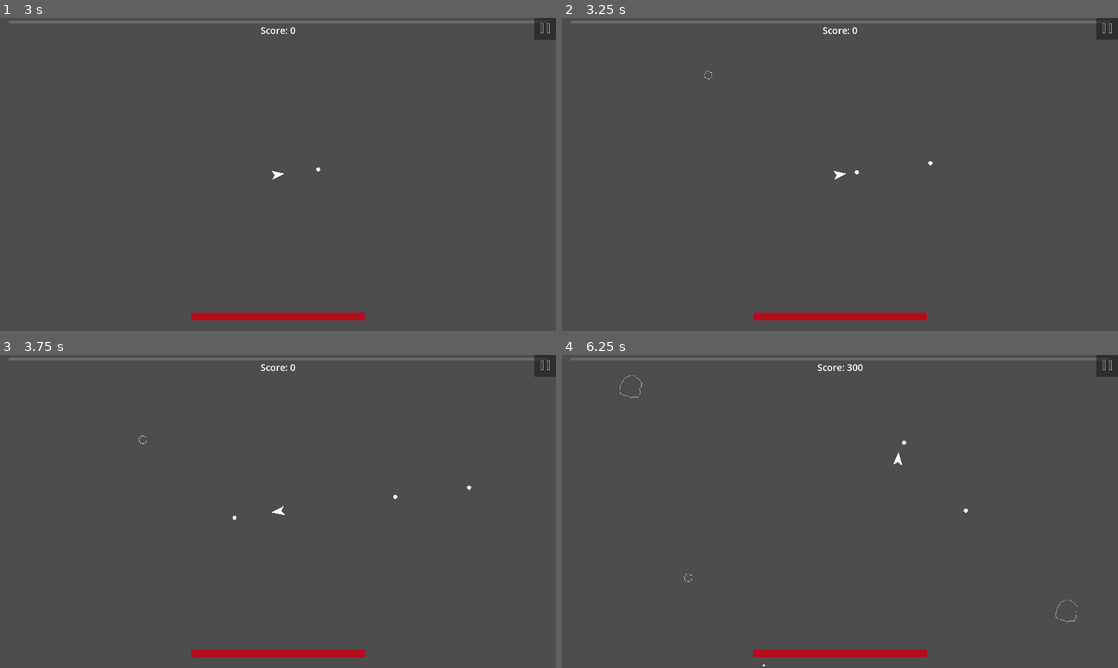
Above: before the commit, frames 1-4 (two rows, left to right).
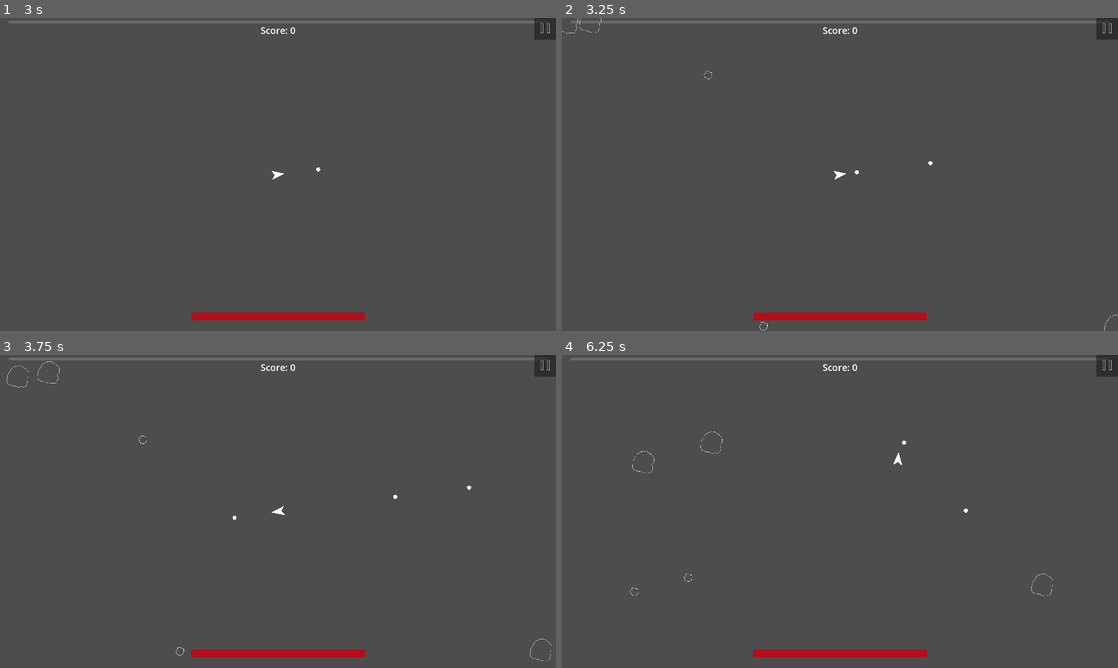
Above: after the commit, the same moments.

Repository: CoilSeb/AsteroidsPersonal
Game: Godot game, scene res://Scenes/Screens/Start Screen/StartScreen.tscn
Same seed, same stepped clock (60 frames per second), same inputs: the game is played once before the commit and once after it.
Inputs (mouse positions are in pixels of both pictures, inside the frame that each line leads up to):
- Up to frame 1 (3 s): click "Start Game" at 0.5 s; click (544, 27) at 1.25 s; click "Restart Game" at 2 s; tap Enter at 2.75 s; move the mouse to (400, 158) at 2.77 s; hold D (rotate_right) from 2.78 s (still down); hold Right mouse button (M2) from 2.78 s (still down)
- Up to frame 2 (3.25 s): keep holding D (rotate_right); keep holding Right mouse button (M2); tap Space (shoot) at 3.05 s
- Up to frame 3 (3.75 s): move the mouse to (166, 527) at 3.52 s; release D (rotate_right) at 3.53 s; release Right mouse button (M2) at 3.53 s; hold S (move_backward, bound only after the commit) from 3.53 s (still down); tap Space (shoot) at 3.6 s
- Up to frame 4 (6.25 s): right-click (728, 527) at 3.8 s; move the mouse to (895, 442) at 4.27 s; release S (move_backward, bound only after the commit) at 4.28 s; press the mouse at (895, 442) at 4.28 s; hold D (rotate_right) 4.28-5.03 s; tap Space (shoot) at 4.55 s; move the mouse to (812, 574) at 5.02 s; release the mouse at (812, 574) at 5.03 s; hold W (move_forward) 5.03-5.78 s; right-click (812, 574) at 5.1 s; move the mouse to (1006, 558) at 5.77 s; hold A (rotate_left) from 5.78 s (still down); hold Space (shoot) from 5.78 s (still down)

Frame 1 is identical in both runs. In frame 2, less than 0.1% of the frame differs, in the area x 0-100%, y 0-100%; in frame 3, less than 0.1%; in frame 4, 0.2%, in the area x 10-93%, y 2-100%.

Commit message:
Add new variables and functions for wave spawning

Diff:
--- a/Global Scripts/Global.gd
+++ b/Global Scripts/Global.gd
@@ -5,7 +5,9 @@
 var high_score
 var health
 var max_health
+var health_regen
 var move_speed
+var counter_thrust
 var damage
 var attack_speed
 var bullet_speed
@@ -20,10 +22,34 @@
 	"damage_up3": false,
 }
 
+var attack_speed_up = {
+	"attack_speed_up1": false,
+	"attack_speed_up2": false,
+	"attack_speed_up3": false,
+}
+
 var health_up = {
 	"health_up1": false,
 	"health_up2": false,
 	"health_up3": false,
+}
+
+var health_regen_up = {
+	"health_regen_up1": false,
+	"health_regen_up2": false,
+	"health_regen_up3": false,
+}
+
+var move_speed_up = {
+	"move_speed_up1": false,
+	"move_speed_up2": false,
+	"move_speed_up3": false,
+}
+
+var counter_thrust_up = {
+	"counter_thrust_up1": false,
+	"counter_thrust_up2": false,
+	"counter_thrust_up3": false,
 }
 
 
@@ -34,9 +60,11 @@
 func refresh():
 	health = 300
 	max_health = 300
+	health_regen = 0
 	move_speed = 0
+	counter_thrust = 0
 	damage = 0
-	attack_speed = 1
+	attack_speed = 0.35
 	bullet_speed = 0
 	collision_damage = 10
 	exp = 0
--- a/Scenes/Player/Player.gd
+++ b/Scenes/Player/Player.gd
@@ -6,6 +6,8 @@
 var bulletScene = preload("res://Scenes/Bullets/Bullet.tscn")
 var screen_size
 var rotateSpeed = 5
+var thrust
+var counter_thrust
 var slowDown = 0.5
 var shootTimer = null
 var immunity_timer = null
@@ -29,7 +31,8 @@
 
 # Called every frame. 'delta' is the elapsed time since the previous frame.
 func _physics_process(delta):
-	var thrust = 50 + Global.move_speed
+	thrust = 50 + Global.move_speed
+	counter_thrust = Global.counter_thrust
 	# Screen Wrap
 	if position.x < 0:
 		position.x = screen_size.x
@@ -60,6 +63,9 @@
 		if velocity.y >= -0.5 && velocity.y <= 0.5:
 			velocity.y = 0
 
+	if Input.is_action_pressed("move_backward"):
+		velocity += ((Vector2(0, 10) * counter_thrust * delta).rotated(rotation))
+
 	move_and_collide(velocity * delta)
 
 
@@ -69,7 +75,7 @@
 		get_parent().add_child(bulletInstance)  # Add it to the player node or a designated parent node for bullets
 		bulletInstance.global_position = global_position  # Set the bullet's position
 		bulletInstance.direction = Vector2.UP.rotated(rotation)  # Set the bullet's direction
-		shootTimer.start(1 - (0.65 * Global.attack_speed))
+		shootTimer.start(Global.attack_speed)
 
 	if Global.health <= 0:
 		destroy()
@@ -83,6 +89,8 @@
 	if area.is_in_group("Big_Asteroid"): #&& immunity_timer.get_time_left() == 0:
 		Ui.update_health(-50)
 		area.damage_asteroid(Global.collision_damage)
+		if area.health > 0:
+			velocity -= ((Vector2(0, 10) * velocity).rotated(rotation))
 		#call_deferred("destroy")
 		#immunity_timer.start(1)
 	if area.is_in_group("Medium_Asteroid"): #&& immunity_timer.get_time_left() == 0:
--- a/Scenes/Screens/Game Scene/GameScene.gd
+++ b/Scenes/Screens/Game Scene/GameScene.gd
@@ -5,22 +5,19 @@
 @onready var spawnTimer = $SpawnTimer
 @onready var wave_timer = $WaveTimer
 @onready var timer_wave = $Timer_Wave
-@onready var timer_wave_2 = $Timer_Wave2
-@onready var timer_wave_3 = $Timer_Wave3
-@onready var timer_wave_4 = $Timer_Wave4
-@onready var timer_wave_5 = $Timer_Wave5
-@onready var timer_wave_6 = $Timer_Wave6
-@onready var timer_wave_7 = $Timer_Wave7
-@onready var timer_wave_8 = $Timer_Wave8
-@onready var timer_wave_9 = $Timer_Wave9
-@onready var timer_wave_10 = $Timer_Wave10
+@onready var timer_wave2 = $Timer_Wave2
+@onready var timer_wave3 = $Timer_Wave3
+@onready var timer_wave4 = $Timer_Wave4
+@onready var timer_wave5 = $Timer_Wave5
+@onready var timer_wave6 = $Timer_Wave6
+@onready var timer_wave7 = $Timer_Wave7
+@onready var timer_wave8 = $Timer_Wave8
+@onready var timer_wave9 = $Timer_Wave9
+@onready var timer_wave10 = $Timer_Wave10
 
 var playerScene = preload("res://Scenes/Player/Player.tscn")
 var player = true
 var screen_size
-var asteroids_to_spawn = 5
-var asteroids_spawned = 0
-var wave_spawned = false
 var wave_timer_time = 10
 
 var asteroid_scenes = {
@@ -45,10 +42,9 @@
 		playerInstance.position = Vector2(screen_size.x/2, screen_size.y/2)
 		#print(playerInstance.position)
 		player = true
-	if wave_timer.time_left == 0:
-		spawn_wave()
-	if wave_spawned == true:
-		asteroids_to_spawn += 1
+	#if wave_timer.time_left == 0:
+		#spawn_wave()
+
 
 
 func game_over():
@@ -64,9 +60,10 @@
 
 
 func spawn_wave():
-	wave_timer.start(wave_timer_time)
-	spawnTimer.start(1)
-	wave_timer_time *= 1.5
+	for i in range(5):
+		#print("asteroid spawned")
+		spawn_Asteroid()
+	timer_wave.start(30)
 
 
 func spawn_Asteroid():
@@ -86,10 +83,79 @@
 
 
 func _on_spawn_timer_timeout():
-	if asteroids_spawned <= asteroids_to_spawn:
+	pass
+
+
+func _on_timer_wave_timeout():
+	print("wave 1")
+	for i in range(5):
 		spawn_Asteroid()
-		asteroids_spawned += 1
-	if asteroids_spawned == asteroids_to_spawn:
-		spawnTimer.stop()
-		asteroids_spawned = 0
-		wave_spawned = true
+	timer_wave2.start(30)
+
+
+func _on_timer_wave_2_timeout():
+	print("wave 2")
+	for i in range(7):
+		spawn_Asteroid()
+	timer_wave3.start(30)
+
+
+func _on_timer_wave_3_timeout():
+	print("wave 3")
+	for i in range(7):
+		spawn_Asteroid()
+	timer_wave4.start(30)
+
+
+func _on_timer_wave_4_timeout():
+	print("wave 4")
+	for i in range(7):
+		spawn_Asteroid()
+	timer_wave5.start(30)
+
+
+func _on_timer_wave_5_timeout():
+	print("wave 5")
+	for i in range(10):
+		spawn_Asteroid()
+	timer_wave6.start(30)
+
+
+func _on_timer_wave_6_timeout():
+	print("wave 6")
+	for i in range(10):
+		spawn_Asteroid()
+	timer_wave7.start(30)
+
+
+func _on_timer_wave_7_timeout():
+	print("wave 7")
+	for i in range(10):
+		spawn_Asteroid()
+	timer_wave8.start(30)
+
+
+func _on_timer_wave_8_timeout():
+	print("wave 8")
+	for i in range(12):
+		spawn_Asteroid()
+	timer_wave9.start(30)
+
+
+func _on_timer_wave_9_timeout():
+	print("wave 9")
+	for i in range(25):
+		spawn_Asteroid()
+	timer_wave10.start(30)
+
+
+func _on_timer_wave_10_timeout():
+	print("wave 10")
+	for i in range(10):
+		spawn_Asteroid()
+	timer_wave10.start(30)
+
+
+func _on_wave_timer_timeout():
+	print("wave 0")
+	spawn_wave()
--- a/Scenes/Screens/Game Scene/GameScene.tscn
+++ b/Scenes/Screens/Game Scene/GameScene.tscn
@@ -20,42 +20,43 @@
 
 [node name="Timer_Wave" type="Timer" parent="."]
 one_shot = true
-autostart = true
 
 [node name="Timer_Wave2" type="Timer" parent="."]
 one_shot = true
-autostart = true
 
 [node name="Timer_Wave3" type="Timer" parent="."]
 one_shot = true
-autostart = true
 
 [node name="Timer_Wave4" type="Timer" parent="."]
 one_shot = true
-autostart = true
 
 [node name="Timer_Wave5" type="Timer" parent="."]
 one_shot = true
-autostart = true
 
 [node name="Timer_Wave6" type="Timer" parent="."]
 one_shot = true
-autostart = true
 
 [node name="Timer_Wave7" type="Timer" parent="."]
 one_shot = true
-autostart = true
 
 [node name="Timer_Wave8" type="Timer" parent="."]
 one_shot = true
-autostart = true
 
 [node name="Timer_Wave9" type="Timer" parent="."]
 one_shot = true
-autostart = true
 
 [node name="Timer_Wave10" type="Timer" parent="."]
 one_shot = true
-autostart = true
 
 [connection signal="timeout" from="SpawnTimer" to="." method="_on_spawn_timer_timeout"]
+[connection signal="timeout" from="WaveTimer" to="." method="_on_wave_timer_timeout"]
+[connection signal="timeout" from="Timer_Wave" to="." method="_on_timer_wave_timeout"]
+[connection signal="timeout" from="Timer_Wave2" to="." method="_on_timer_wave_2_timeout"]
+[connection signal="timeout" from="Timer_Wave3" to="." method="_on_timer_wave_3_timeout"]
+[connection signal="timeout" from="Timer_Wave4" to="." method="_on_timer_wave_4_timeout"]
+[connection signal="timeout" from="Timer_Wave5" to="." method="_on_timer_wave_5_timeout"]
+[connection signal="timeout" from="Timer_Wave6" to="." method="_on_timer_wave_6_timeout"]
+[connection signal="timeout" from="Timer_Wave7" to="." method="_on_timer_wave_7_timeout"]
+[connection signal="timeout" from="Timer_Wave8" to="." method="_on_timer_wave_8_timeout"]
+[connection signal="timeout" from="Timer_Wave9" to="." method="_on_timer_wave_9_timeout"]
+[connection signal="timeout" from="Timer_Wave10" to="." method="_on_timer_wave_10_timeout"]
--- a/Scenes/UI/UI.gd
+++ b/Scenes/UI/UI.gd
@@ -21,7 +21,7 @@
 @onready var utility_upgrade_button = $Upgrade_Menu/Utility_Upgrade
 
 var score = 0
-var num_of_damage_upgrades = 0
+var num_of_damage_upgrades = 1
 var damage_upgrade = null
 var checked_damage = false
 var d
@@ -178,24 +178,31 @@
 	upgrade_menu.visible = true
 	get_damage_upgrade()
 	get_health_upgrade()
+	get_utility_upgrade()
 
 
 func get_damage_upgrade():
 	if d == 0:
 		if Global.damage_up["damage_up1"] == false:
 			damage_upgrade = "damage_up1"
-			damage_upgrade_button.text = "Damage Up \nIncrease damage by 1.5"
+			damage_upgrade_button.text = "Damage Up \n\n\nIncrease damage by 1.5"
 			return
 		if Global.damage_up["damage_up2"] == false:
 			damage_upgrade = "damage_up2"
-			damage_upgrade_button.text = "Damage Up \nIncrease damage by 2.25 \nDecrease attack speed by 10%"
+			damage_upgrade_button.text = "Damage Up + \n\n\nIncrease damage by 2.25 \nDecrease attack speed by 5%"
 			return
 		if Global.damage_up["damage_up3"] == false:
 			damage_upgrade = "damage_up3"
-			damage_upgrade_button.text = "Damage Up \nIncrease damage by 3 \nDecrease attack speed by 20%"
+			damage_upgrade_button.text = "Damage Up ++ \n\n\nIncrease damage by 3 \nDecrease attack speed by 10%"
 			return
 		d += 1
 		get_damage_upgrade()
+
+	if d == 1:
+		if Global.attack_speed_up["attack_speed_up1"] == false:
+			damage_upgrade = "attack_speed_up1"
+			damage_upgrade_button.text = "Attack Speed Up \n\n\nIncrease attack speed by 10%"
+
 	else:
 		if(d > num_of_damage_upgrades && checked_damage == true):
 			damage_upgrade_button.text = "OUT OF UPGRADES"
@@ -211,15 +218,15 @@
 	if h == 0:
 		if Global.health_up["health_up1"] == false:
 			health_upgrade = "health_up1"
-			health_upgrade_button.text = "Health Up \nIncrease health by 50"
+			health_upgrade_button.text = "Health Up \n\n\nIncrease max health by 50"
 			return
 		if Global.health_up["health_up2"] == false:
 			health_upgrade = "health_up2"
-			health_upgrade_button.text = "Health Up \nIncrease health by 100 \nReduce thrust by 10"
+			health_upgrade_button.text = "Health Up + \n\n\nIncrease max health by 100 \nReduce thrust by 10"
 			return
 		if Global.health_up["health_up3"] == false:
 			health_upgrade = "health_up3"
-			health_upgrade_button.text = "Health Up \nIncrease health by 150 \nReduce thrust by 15"
+			health_upgrade_button.text = "Health Up ++ \n\n\nIncrease max health by 150 \nReduce thrust by 10"
 			return
 		h += 1
 		get_health_upgrade()
@@ -234,8 +241,36 @@
 		get_health_upgrade()
 
 
+func get_utility_upgrade():
+	if u == 0:
+		if Global.move_speed_up["move_speed_up1"] == false:
+			utility_upgrade = "move_speed_up1"
+			utility_upgrade_button.text = "Move Speed Up \n\n\nIncrease move speed by 10"
+			return
+		if Global.move_speed_up["move_speed_up2"] == false:
+			utility_upgrade = "move_speed_up2"
+			utility_upgrade_button.text = "Move Speed Up + \n\n\nIncrease move speed by 10 \nReduce max health by 50"
+			return
+		if Global.move_speed_up["move_speed_up3"] == false:
+			utility_upgrade = "move_speed_up3"
+			utility_upgrade_button.text = "Move Speed Up ++ \n\n\nIncrease move speed by 10 \nReduce max health by 50"
+			return
+		u += 1
+		get_utility_upgrade()
+	else:
+		if(u > num_of_utility_upgrades && checked_utility == true):
+			utility_upgrade_button.text = "OUT OF UPGRADES"
+			return
+		if(u > num_of_utility_upgrades && checked_utility == false):
+			u = -1
+			checked_utility = true
+		u += 1
+		get_utility_upgrade()
+
+
 func apply_upgrade(upgrade):
 	if damage_upgrade != null:
+
 		if upgrade == "damage_up1":
 			Global.damage += 1.5
 			Global.damage_up["damage_up1"] = true
@@ -250,6 +285,7 @@
 		damage_upgrade = null
 
 	if health_upgrade != null:
+
 		if upgrade == "health_up1":
 			update_max_health(50)
 			update_health(50)
@@ -265,3 +301,22 @@
 			Global.move_speed -= 15
 			Global.health_up["health_up3"] = true
 		health_upgrade = null
+
+	if utility_upgrade != null:
+
+		if upgrade == "move_speed_up1":
+			Global.move_speed += 10
+			Global.move_speed_up["move_speed_up1"] = true
+		if upgrade == "move_speed_up2":
+			Global.move_speed += 10
+			update_max_health(-50)
+			if Global.health > 50:
+				update_health(-50)
+			Global.move_speed_up["move_speed_up2"] = true
+		if upgrade == "move_speed_up3":
+			Global.move_speed += 10
+			update_max_health(-50)
+			if Global.health > 50:
+				update_health(-50)
+			Global.move_speed_up["move_speed_up3"] = true
+		utility_upgrade = null
--- a/project.godot
+++ b/project.godot
@@ -66,3 +66,8 @@
 "events": [Object(InputEventMouseButton,"resource_local_to_scene":false,"resource_name":"","device":-1,"window_id":0,"a …(253 unchanged characters)…
 ]
 }
+move_backward={
+"deadzone": 0.5,
+"events": [Object(InputEventKey,"resource_local_to_scene":false,"resource_name":"","device":-1,"window_id":0,"alt_pressed":false,"shift_pressed":false,"ctrl_pressed":false,"meta_pressed":false,"pressed":false,"keycode":0,"physical_keycode":83,"key_label":0,"unicode":115,"echo":false,"script":null)
+]
+}
